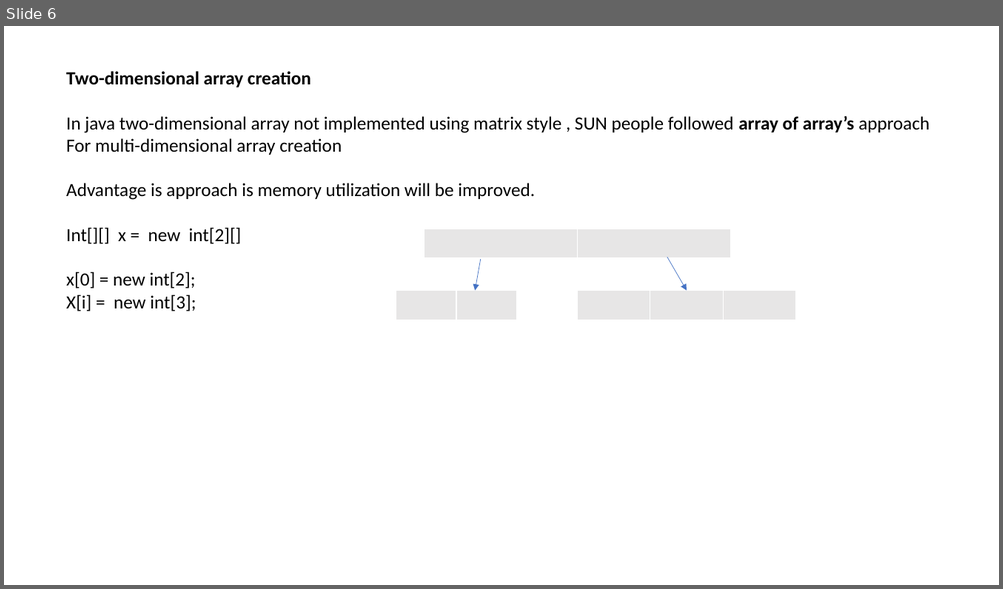
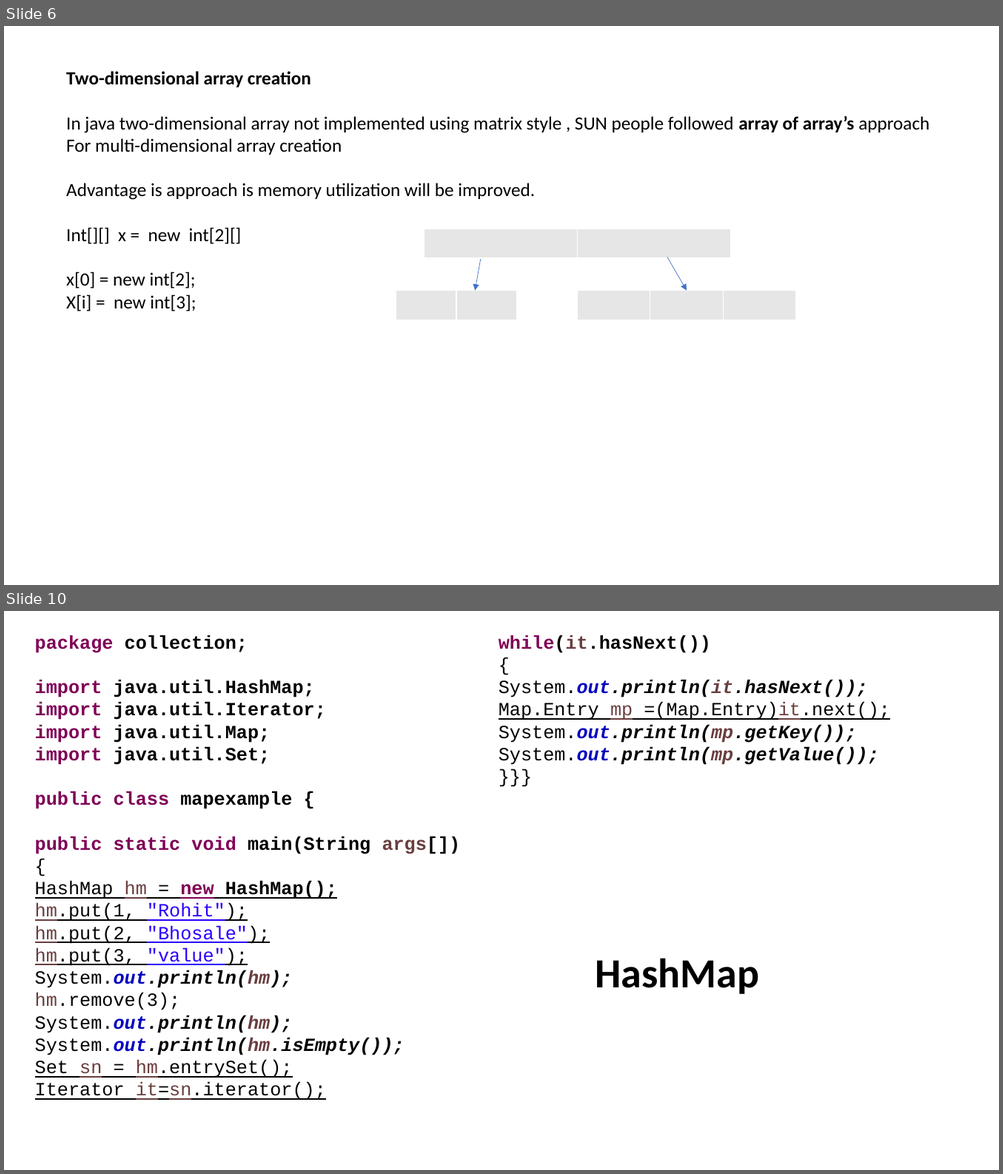
Before and after one commit to rohitb13/images, a slide deck: JAVA Learning Material/JAVA_Rohit/Core Java_1_Month_Plan/Day_6_Array.pptx. Shown one above the other, each under a label of ours: slide 6 before the commit, slides 6 and 10 after it; the slides between them are not shown. The pictures are 1003x589 and 1003x1174 pixels, drawn with LibreOffice and Linux fonts; fonts in the diff are those of the drawing. Boxes give left, top, right and bottom in pixels: in the first picture for what was removed or moved away, otherwise in the second. Text is boxed around its words. In the diff, an @@ line names an element or a change of style, - is before the commit and + after.

```diff
--- a/JAVA Learning Material/JAVA_Rohit/Core Java_1_Month_Plan/Day_6_Array.pptx
+++ b/JAVA Learning Material/JAVA_Rohit/Core Java_1_Month_Plan/Day_6_Array.pptx
@@ slide 10 added at (x1=4, y1=611, x2=999, y2=1170), background #FFFFFF @@
@@ text added at (x1=35, y1=635, x2=461, y2=1100), 18 pt, text #000000, bold @@
+package collection;
+import java.util.HashMap;
+import java.util.Iterator;
+import java.util.Map;
+import java.util.Set;
+public class mapexample {
+public static void main(String args[])
+{
+HashMap hm = new HashMap();
+hm.put(1, "Rohit");
+hm.put(2, "Bhosale");
+hm.put(3, "value");
+System.out.println(hm);
+hm.remove(3);
+System.out.println(hm);
+System.out.println(hm.isEmpty());
+Set sn = hm.entrySet();
+Iterator it=sn.iterator();
@@ text added at (x1=498, y1=635, x2=890, y2=765), 18 pt, text #000000, bold, italic @@
+while(it.hasNext())
+{
+System.out.println(it.hasNext());
+Map.Entry mp =(Map.Entry)it.next();
+System.out.println(mp.getKey());
+System.out.println(mp.getValue());
+}}}
@@ text added at (x1=595, y1=958, x2=760, y2=994), 40 pt, text #000000, bold @@
+HashMap
```
Also in this commit, not shown: 1 slide changed, 3 other slides added, 7 other files.
